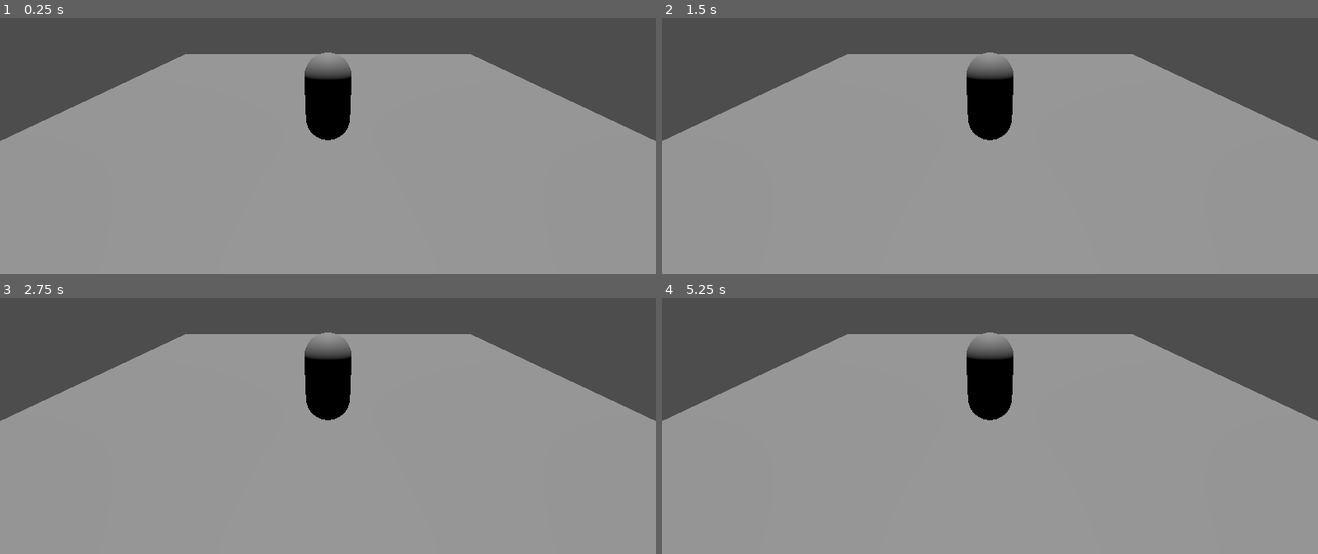
Above: before the commit, frames 1-4 (two rows, left to right).
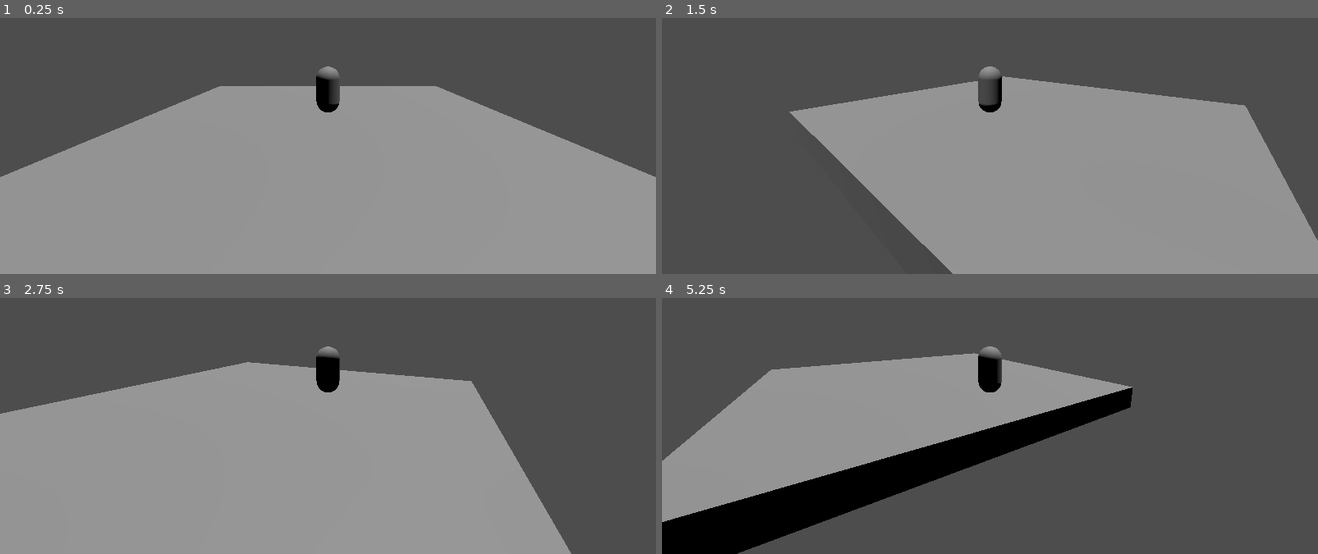
Above: after the commit, the same moments.

Repository: morphin-games/scale-tale
Game: Godot game, scene res://scenes/levels/testing_zone.tscn
Same seed, same stepped clock (60 frames per second), same inputs: the game is played once before the commit and once after it. This scene is started directly instead of the project's main scene.
Inputs (mouse positions are in pixels of both pictures, inside the frame that each line leads up to):
- Up to frame 1 (0.25 s): no input
- Up to frame 2 (1.5 s): move the mouse to (1134, 71) at 0.52 s; move the mouse to (858, 107) at 1.27 s
- Up to frame 3 (2.75 s): move the mouse to (outside the picture) at 2.02 s
- Up to frame 4 (5.25 s): move the mouse to (957, 443) at 2.77 s; move the mouse to (1186, 426) at 3.52 s; move the mouse to (793, 313) at 4.27 s; move the mouse to (1022, 369) at 5.02 s

The runs differ from the first frame. In frame 1, 16% of the frame differs, in the area x 0-100%, y 13-63%; in frame 2, 32%; in frame 3, 23%; in frame 4, 56%, in the area x 0-100%, y 13-100%.

Commit message:
Cameras (WIP)
Signed-off-by: pablo-rr <pablorr2@gmail.com>

Diff:
--- a/scenes/levels/testing_zone.tscn
+++ b/scenes/levels/testing_zone.tscn
@@ -1,6 +1,7 @@
-[gd_scene load_steps=4 format=3 uid="uid://b0v6khcktvix2"]
+[gd_scene load_steps=5 format=3 uid="uid://b0v6khcktvix2"]
 
 [ext_resource type="PackedScene" uid="uid://cr53rsuby7qyv" path="res://scenes/player/player.tscn" id="1_33pus"]
+[ext_resource type="Script" path="res://scripts/classes/camera_follow_3d.gd" id="2_yxxnx"]
 
 [sub_resource type="BoxMesh" id="BoxMesh_b8cmg"]
 size = Vector3(15, 1, 15)
@@ -28,3 +29,9 @@
 
 [node name="CollisionShape3D" type="CollisionShape3D" parent="MeshInstance3D/StaticBody3D"]
 shape = SubResource("BoxShape3D_b4f12")
+
+[node name="CameraFollow3D" type="Camera3D" parent="." node_paths=PackedStringArray("target")]
+current = true
+script = ExtResource("2_yxxnx")
+target = NodePath("../Player")
+distance = 10.0
--- a/scenes/player/player.tscn
+++ b/scenes/player/player.tscn
@@ -23,17 +23,23 @@
 			emit_signal(\"direction_changed\", value)
 
 func _physics_process(delta: float) -> void:
+	var current_camera : Camera3D = get_viewport().get_camera_3d()
+	var camera_view_direction : Vector3 = Vector3(1, 1, 1)
+	if(current_camera != null):
+		camera_view_direction = (current_camera.global_transform.origin - global_transform.origin).normalized()
+
+	print(camera_view_direction)
+
 	time_since_direction_change += delta
-
 	direction = Vector2(Input.get_axis(\"ui_down\", \"ui_up\"), Input.get_axis(\"ui_left\", \"ui_right\")).normalized()
 	$Movement.transform.origin.x = move_toward($Movement.transform.origin.x, direction.x * 2, acceleration)
 	$Movement.transform.origin.z = move_toward($Movement.transform.origin.z, direction.y * 2, acceleration)
 
+#	velocity.x = $Movement.transform.origin.x * max_speed * camera_view_direction.x
+#	velocity.z = $Movement.transform.origin.z * max_speed * camera_view_direction.z
 
-
-
-	velocity.x = $Movement.transform.origin.x * max_speed
-	velocity.z = $Movement.transform.origin.z * max_speed
+	velocity.x = ($Movement.transform.origin.x - camera_view_direction.x) * max_speed
+	velocity.z = ($Movement.transform.origin.z - camera_view_direction.z) * max_speed
 
 	if(is_on_floor()):
 		velocity.y = 0.0
--- /dev/null
+++ b/scripts/classes/camera_follow_3d.gd
@@ -0,0 +1,23 @@
+class_name CameraFollow3D
+extends Camera3D
+
+@export_category("Target")
+@export var target : Node3D
+@export var follow_speed : float = 0.33
+@export_category("Position")
+@export var distance : float = 5.0
+@export var height : float = 2.0
+
+@onready var angle : float = 0.0
+
+var direction : Vector2
+
+func _input(event: InputEvent) -> void:
+	if(event is InputEventMouseMotion):
+		angle += event.relative.x * 0.01
+
+func _process(delta: float) -> void:
+	direction = Vector2.RIGHT.from_angle(angle).normalized() * distance
+	global_transform.origin = lerp(global_transform.origin, target.global_transform.origin + Vector3(direction.x, height, direction.y), follow_speed)
+	global_transform.origin.y
+	look_at(target.global_transform.origin)
